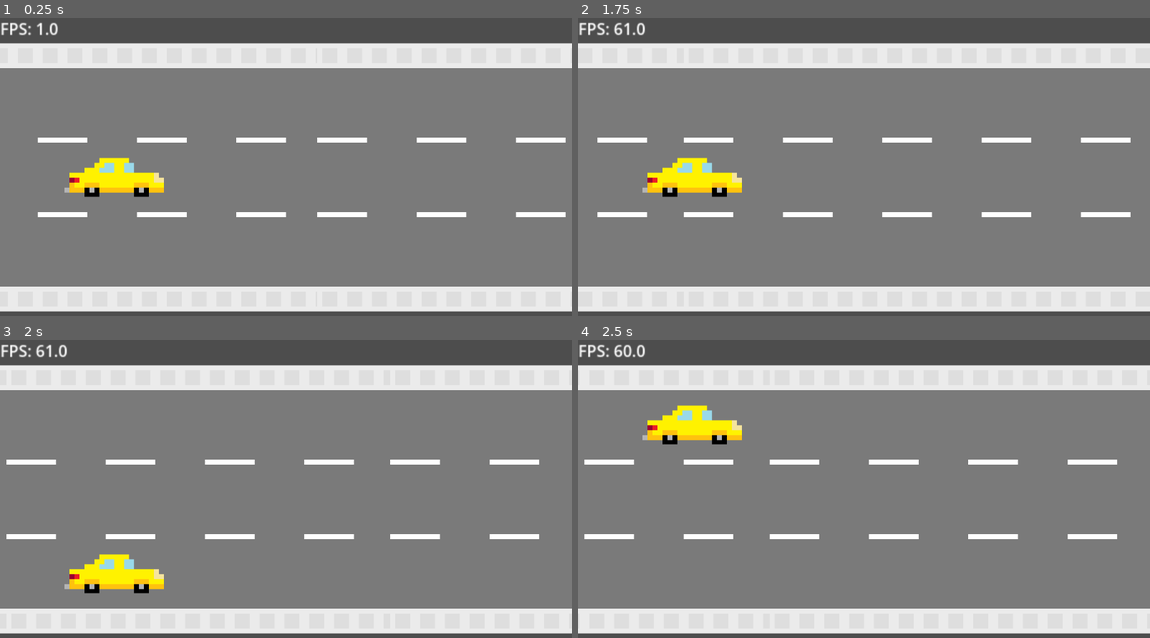
Above: before the commit, frames 1-4 (two rows, left to right).
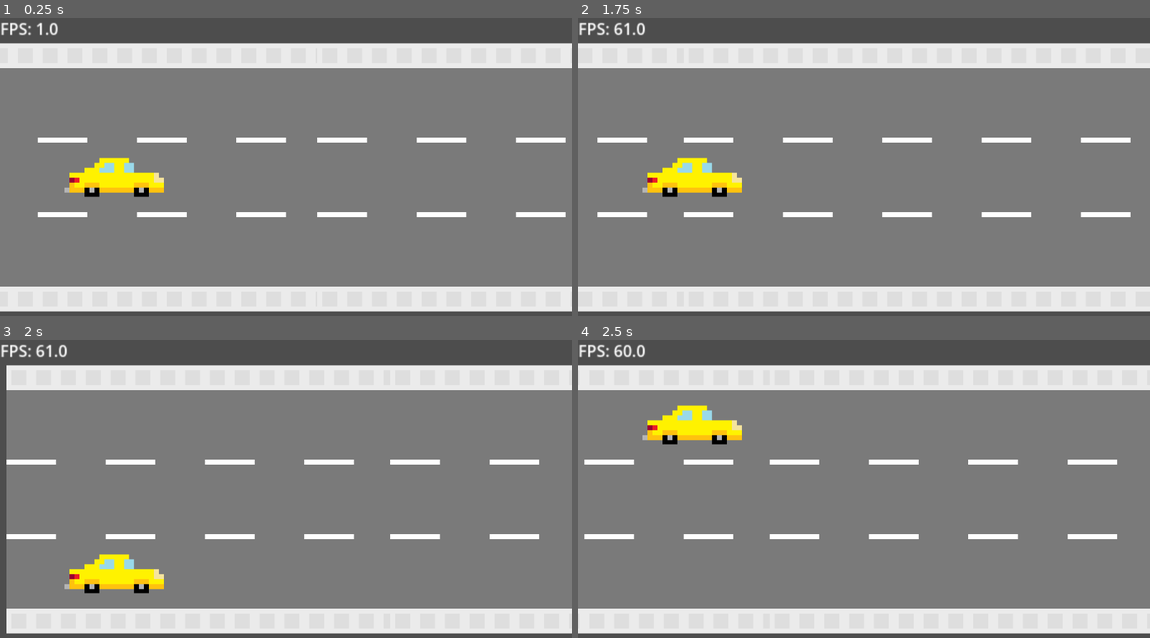
Above: after the commit, the same moments.

Repository: DevEhanTariq/first-game
Game: Godot game, scene res://level.tscn
Same seed, same stepped clock (60 frames per second), same inputs: the game is played once before the commit and once after it.
Inputs:
- Up to frame 1 (0.25 s): no input
- Up to frame 2 (1.75 s): hold W (up) 0.53-1.28 s; hold S (down) from 1.28 s (still down)
- Up to frame 3 (2 s): keep holding S (down)
- Up to frame 4 (2.5 s): release S (down) at 2.03 s; hold W (up) from 2.03 s (still down)

Frames 1-2 are identical in both runs. In frame 3, 1.0% of the frame differs, in the area x 0-2%, y 8-99%; in frame 4, nothing differs.

Commit message:
Old Roads now deleted
- Now puts all roads in a list, and when there are 5 roads, it deletes the oldest one

Diff:
--- a/roadGen.gd
+++ b/roadGen.gd
@@ -3,6 +3,7 @@
 var allowRoad = true
 var defaultPos = 2000
 var roadLength = 2000
+var roads = []
 var road = 0
 
 var new_road: Sprite2D
@@ -18,17 +19,18 @@
 		new_road = $Road.duplicate()
 		add_child(new_road)
 		new_road.position = Vector2((defaultPos + (roadLength*road))-500, 0)
-		delete_after_delay(new_road, 5.0)
+		roads.append(new_road)
 
-# Called when the node enters the scene tree for the first time.
-func _ready() -> void:
-	pass # Replace with function body.
-
+func delete_oldest_road():
+	if roads.size() > 4:
+		var oldest_road = roads.pop_front()
+		oldest_road.queue_free()
 
 # Called every frame. 'delta' is the elapsed time since the previous frame.
 func _process(_float):
 	spawn_road()
 	var latestRoadPos = new_road.position[0]
+
 	if latestRoadPos <= (roadLength):
 		allowRoad = true
 		road = 0
@@ -36,3 +38,5 @@
 		allowRoad = true
 		road = 1
 		spawn_road()
+
+		delete_oldest_road()
